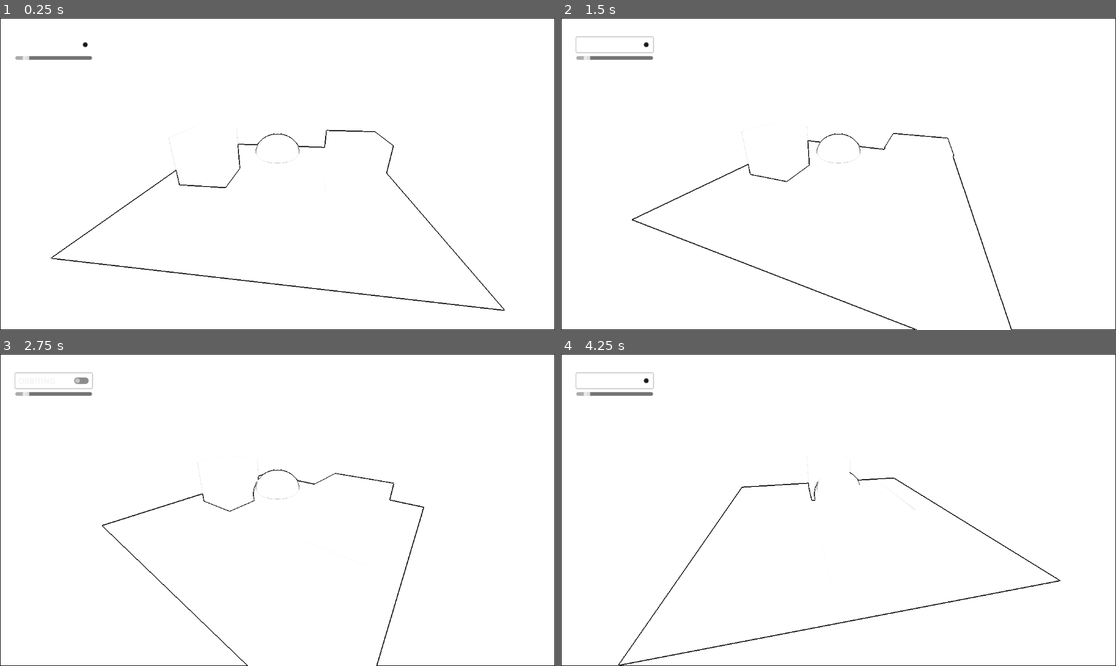
Above: before the commit, frames 1-4 (two rows, left to right).
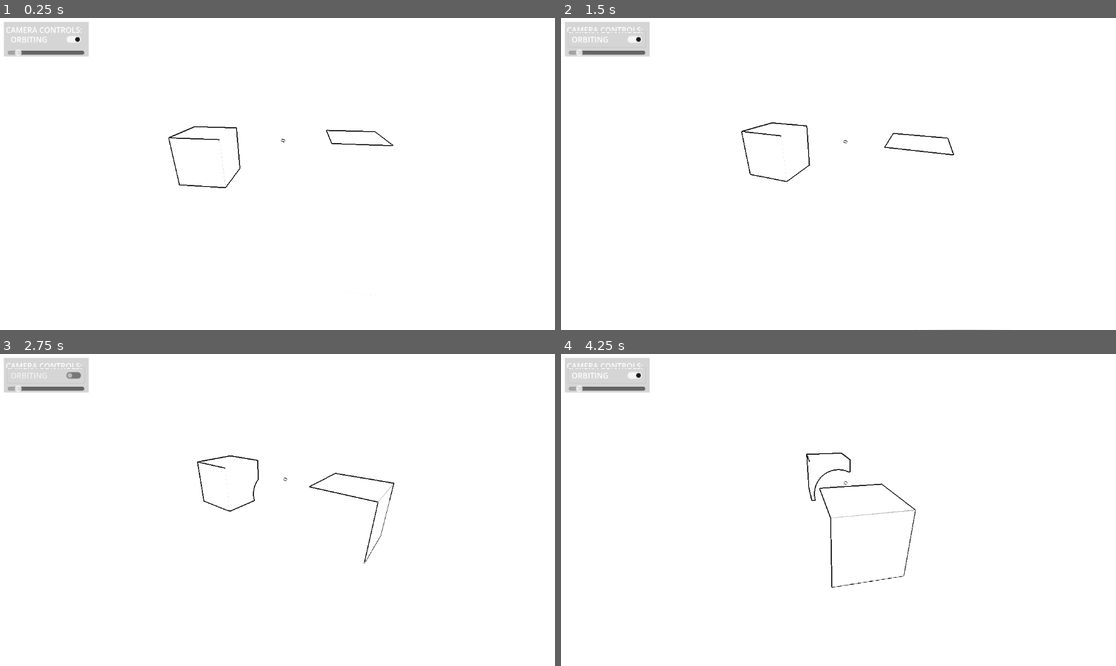
Above: after the commit, the same moments.

Repository: absentSpaghetti/Shader-Basics-With-Spaghetti
Game: Godot game, scene res://scenes/test_world_basic/test_world_basic.tscn
Two runs of this game, one before a commit and one after it. Both use one fixed random seed, a clock stepped at 60 frames per second and the inputs below. The project has no main scene, so this scene is started directly.
Inputs:
- Up to frame 1 (0.25 s): no input
- Up to frame 2 (1.5 s): click "ORBITING" at 0.5 s; click "ORBITING" at 1.25 s
- Up to frame 3 (2.75 s): click "ORBITING" at 2 s
- Up to frame 4 (4.25 s): tap Enter at 2.75 s

The runs differ from the first frame. In frame 1, 3.2% of the frame differs, in the area x 0-100%, y 0-100%; in frame 2, 3.0%; in frame 3, 3.0%; in frame 4, 3.5%.

Commit message:
Folder Restructure, Shaders and Settings
- Changed folder structure. Folders are now separated into 3D and 2D with further separation for post-processing shaders
- Added laplacian kernels to the sobel operator shader and commented them out. This allows you to more easily check what they do
- Added a Robert Cross Operator shader
- Updated the settings and turned on FSR
- Added a Sprite3D to the test_world_basic for testing purposes. This can be now used with 2D post-processing effects to more easily show the difference between 3D and 2D post-processing
- removed unnecesary images

Diff:
--- a/project.godot
+++ b/project.godot
@@ -30,3 +30,13 @@
 "events": [Object(InputEventKey,"resource_local_to_scene":false,"resource_name":"","device":-1,"window_id":0,"alt_press …(182 unchanged characters)…
 ]
 }
+
+[rendering]
+
+driver/threads/thread_model=2
+global_illumination/voxel_gi/quality=1
+camera/depth_of_field/depth_of_field_bokeh_shape=0
+anti_aliasing/screen_space_roughness_limiter/enabled=false
+scaling_3d/mode=1
+environment/screen_space_reflection/roughness_quality=0
+anti_aliasing/quality/use_debanding=true
--- a/scenes/test_world_basic/test_world_basic.tscn
+++ b/scenes/test_world_basic/test_world_basic.tscn
@@ -1,17 +1,24 @@
-[gd_scene load_steps=15 format=3 uid="uid://dkghn76dd0wiy"]
+[gd_scene load_steps=18 format=3 uid="uid://dkghn76dd0wiy"]
 
 [ext_resource type="Script" path="res://scenes/test_world_basic/camera_pivot.gd" id="1_xhwmj"]
-[ext_resource type="Shader" path="res://shaders/3D/edge-detection/sobel-detection.gdshader" id="2_anqug"]
+[ext_resource type="Shader" path="res://shaders/post-process/3D/edge-detection/3D-sobel-detection.gdshader" id="2_nhisn"]
+[ext_resource type="Shader" path="res://shaders/post-process/2D/edge-detection/2D-sobel-detection.gdshader" id="3_adm3g"]
+[ext_resource type="Texture2D" uid="uid://bjq8qgbj6txob" path="res://scenes/test_world_basic/City Landscape - Bing Hui Yau.jpg" id="4_bt8e2"]
 
 [sub_resource type="ShaderMaterial" id="ShaderMaterial_vdpyk"]
 render_priority = 0
-shader = ExtResource("2_anqug")
+shader = ExtResource("2_nhisn")
 shader_parameter/min_step = 0.4
 shader_parameter/max_step = 0.6
 
 [sub_resource type="QuadMesh" id="QuadMesh_dcf4f"]
 material = SubResource("ShaderMaterial_vdpyk")
 size = Vector2(2, 2)
+
+[sub_resource type="ShaderMaterial" id="ShaderMaterial_uaj2q"]
+shader = ExtResource("3_adm3g")
+shader_parameter/min_step = 0.4
+shader_parameter/max_step = 0.6
 
 [sub_resource type="StandardMaterial3D" id="StandardMaterial3D_0qgtd"]
 albedo_color = Color(0, 0, 0, 1)
@@ -37,27 +44,27 @@
 metallic = 1.0
 roughness = 0.0
 
-[sub_resource type="ProceduralSkyMaterial" id="ProceduralSkyMaterial_drhpk"]
-sky_horizon_color = Color(0.64625, 0.65575, 0.67075, 1)
-ground_horizon_color = Color(0.64625, 0.65575, 0.67075, 1)
+[sub_resource type="PhysicalSkyMaterial" id="PhysicalSkyMaterial_vlrrg"]
+rayleigh_color = Color(0.341176, 0.568627, 1, 1)
+mie_eccentricity = 0.96
+mie_color = Color(1, 1, 1, 1)
+turbidity = 32.0
+ground_color = Color(0.690196, 0.266667, 0.2, 1)
 
-[sub_resource type="Sky" id="Sky_bkbgy"]
-sky_material = SubResource("ProceduralSkyMaterial_drhpk")
+[sub_resource type="Sky" id="Sky_efoib"]
+sky_material = SubResource("PhysicalSkyMaterial_vlrrg")
+radiance_size = 1
 
-[sub_resource type="Environment" id="Environment_h3d8m"]
-sky = SubResource("Sky_bkbgy")
-ambient_light_source = 3
-reflected_light_source = 2
-tonemap_mode = 2
-ssr_enabled = true
+[sub_resource type="Environment" id="Environment_5ijwd"]
+background_mode = 2
+sky = SubResource("Sky_efoib")
 ssao_enabled = true
-ssil_enabled = true
-sdfgi_bounce_feedback = 1.0
-sdfgi_cascades = 2
-sdfgi_min_cell_size = 0.0585938
-sdfgi_cascade0_distance = 3.75
-sdfgi_max_distance = 15.0
+sdfgi_enabled = true
+sdfgi_bounce_feedback = 0.7
+sdfgi_cascades = 3
+sdfgi_y_scale = 0
 glow_enabled = true
+glow_normalized = true
 
 [node name="test_world_basic" type="Node3D"]
 
@@ -82,32 +89,51 @@
 grow_horizontal = 2
 grow_vertical = 2
 
-[node name="camera_controls" type="Label" parent="camera_pivot/camera_UI"]
+[node name="post_in_2D" type="ColorRect" parent="camera_pivot/camera_UI"]
+visible = false
+material = SubResource("ShaderMaterial_uaj2q")
+layout_mode = 1
+anchors_preset = 15
+anchor_right = 1.0
+anchor_bottom = 1.0
+grow_horizontal = 2
+grow_vertical = 2
+color = Color(0.0588235, 0.0588235, 0.0588235, 0)
+
+[node name="box" type="ColorRect" parent="camera_pivot/camera_UI"]
+layout_mode = 0
+offset_left = 8.0
+offset_top = 8.0
+offset_right = 184.0
+offset_bottom = 80.0
+color = Color(0, 0, 0, 0.164706)
+
+[node name="camera_controls" type="Label" parent="camera_pivot/camera_UI/box"]
 layout_mode = 2
-offset_left = 16.0
-offset_top = 16.0
-offset_right = 175.0
-offset_bottom = 42.0
+offset_left = 3.808
+offset_top = 4.96
+offset_right = 162.808
+offset_bottom = 30.96
 text = "CAMERA CONTROLS:"
 
-[node name="vbox" type="VBoxContainer" parent="camera_pivot/camera_UI"]
+[node name="vbox" type="VBoxContainer" parent="camera_pivot/camera_UI/box"]
 layout_mode = 1
 anchors_preset = -1
 anchor_left = 0.028
 anchor_top = 0.062
 anchor_right = 0.028
 anchor_bottom = 0.062
-offset_left = -0.256001
-offset_top = -0.176003
-offset_right = 158.744
-offset_bottom = 175.824
+offset_left = 3.072
+offset_top = 16.56
+offset_right = 162.072
+offset_bottom = 192.56
 
-[node name="oribting" type="CheckButton" parent="camera_pivot/camera_UI/vbox"]
+[node name="oribting" type="CheckButton" parent="camera_pivot/camera_UI/box/vbox"]
 layout_mode = 2
 button_pressed = true
 text = "ORBITING"
 
-[node name="speedSlider" type="HSlider" parent="camera_pivot/camera_UI/vbox"]
+[node name="speedSlider" type="HSlider" parent="camera_pivot/camera_UI/box/vbox"]
 layout_mode = 2
 min_value = 0.01
 max_value = 5.0
@@ -115,38 +141,42 @@
 value = 0.51
 ticks_on_borders = true
 
-[node name="meshes" type="Node3D" parent="."]
+[node name="meshes and objects" type="Node3D" parent="."]
 
-[node name="floor" type="MeshInstance3D" parent="meshes"]
+[node name="floor" type="MeshInstance3D" parent="meshes and objects"]
 mesh = SubResource("QuadMesh_ju06o")
 skeleton = NodePath("../..")
 
-[node name="cube_emmisive" type="MeshInstance3D" parent="meshes"]
+[node name="cube_emmisive" type="MeshInstance3D" parent="meshes and objects"]
 transform = Transform3D(1, 0, 0, 0, 1, 0, 0, 0, 1, -1.5, 0.5, 0)
 mesh = SubResource("BoxMesh_lned3")
 skeleton = NodePath("../..")
 surface_material_override/0 = SubResource("StandardMaterial3D_xdkj3")
 
-[node name="cube_standard" type="MeshInstance3D" parent="meshes"]
+[node name="cube_standard" type="MeshInstance3D" parent="meshes and objects"]
 transform = Transform3D(1, 0, 0, 0, 1, 0, 0, 0, 1, 1.5, 0.5, 0)
 mesh = SubResource("BoxMesh_lned3")
 skeleton = NodePath("../..")
 surface_material_override/0 = SubResource("StandardMaterial3D_0fql0")
 
-[node name="sphere_reflective" type="MeshInstance3D" parent="meshes"]
-transform = Transform3D(1, 0, 0, 0, 1, 0, 0, 0, 1, 0, 0.5, 0)
+[node name="sphere_reflective" type="MeshInstance3D" parent="meshes and objects"]
+transform = Transform3D(1, 0, 0, 0, 1, 0, 0, 0, 1, 5.63562e-05, 0.503395, -0.000467777)
 mesh = SubResource("SphereMesh_ps6q1")
 skeleton = NodePath("../..")
 surface_material_override/0 = SubResource("StandardMaterial3D_fhi1o")
 
+[node name="city" type="Sprite3D" parent="meshes and objects"]
+transform = Transform3D(1, 0, 0, 0, 1, 0, 0, 0, 1, 0, 2, -14)
+texture = ExtResource("4_bt8e2")
+
 [node name="environment" type="WorldEnvironment" parent="."]
-environment = SubResource("Environment_h3d8m")
+environment = SubResource("Environment_5ijwd")
 
 [node name="directional" type="DirectionalLight3D" parent="environment"]
 transform = Transform3D(-0.866025, -0.433013, 0.25, 0, 0.5, 0.866025, -0.5, 0.75, -0.433013, 0, 0, 0)
-visible = false
 light_color = Color(1, 0.952941, 0.909804, 1)
 shadow_enabled = true
+shadow_opacity = 0.8
 
-[connection signal="toggled" from="camera_pivot/camera_UI/vbox/oribting" to="camera_pivot" method="_on_oribting_toggled"]
-[connection signal="value_changed" from="camera_pivot/camera_UI/vbox/speedSlider" to="camera_pivot" method="_on_speed_slider_value_changed"]
+[connection signal="toggled" from="camera_pivot/camera_UI/box/vbox/oribting" to="camera_pivot" method="_on_oribting_toggled"]
+[connection signal="value_changed" from="camera_pivot/camera_UI/box/vbox/speedSlider" to="camera_pivot" method="_on_speed_slider_value_changed"]
--- a/shaders/3D/color-to-greyscale/weighted color-to-greyscale.gdshader
+++ /dev/null
@@ -1,32 +0,0 @@
-// Weighted Color to Greyscale Shader written by absentSpaghetti
-//
-// This shader is a part of my tutorial Github repository: https://github.com/absentSpaghetti/Shader-Basics-With-Spaghetti
-// Feel free to use, edit and share this shader according to your needs
-//
-// MIT License
-//
-// prerequisites:
-
-shader_type spatial;
-render_mode unshaded, cull_disabled;
-
-uniform sampler2D screen_texture : hint_screen_texture, filter_linear_mipmap; // screen texture, in Godot 3.x we would use `SCREEN_TEXTURE`
-
-
-// affects verticies
-void vertex() {
-	POSITION = vec4(VERTEX, 1.0); // mesh's position assigned to viewport
-}
-
-// affects color
-void fragment() {
-	vec4 texture_color = texture(screen_texture, SCREEN_UV); // screen_texture sampled at screen_coordinates
-
-//	 the colors are weighed because of how the human eye perceives color. Green and red contribute more than blue.
-	vec3 color_weights = vec3(texture_color.r * 0.3, texture_color.g * 0.59, texture_color.b * 0.11);
-	float new_color = (color_weights.r + color_weights.g + color_weights.b);
-	ALBEDO = vec3(new_color);
-
-//	debug, uncomment to return to the screen_texture color
-//	ALBEDO = texture_color.rgb;
-}
--- a/shaders/3D/edge-detection/sobel-detection.gdshader
+++ /dev/null
@@ -1,66 +0,0 @@
-// Sobel Edge Detection Shader written by absentSpaghetti
-//
-// This shader is a part of my tutorial Github repository: https://github.com/absentSpaghetti/Shader-Basics-With-Spaghetti
-// Feel free to use, edit and share this shader according to your needs
-//
-// MIT License
-//
-// prerequisites: color-to-greyscale
-
-shader_type spatial;
-render_mode unshaded, cull_disabled;
-
-uniform sampler2D screen_texture : hint_screen_texture, filter_linear_mipmap; // screen texture, in Godot 3.x we would use `SCREEN_TEXTURE`
-uniform float min_step : hint_range(0.0, 1.0, 0.01) = 0.4;
-uniform float max_step : hint_range(0.0, 1.0, 0.01) = 0.6;
-
-// x direction matrix
-const mat3 kx = mat3(
-	vec3(-1, 0, 1),
-	vec3(-2, 0, 2),
-	vec3(-1, 0, 1)
-);
-// y direction matrix
-const mat3 ky = mat3(
-	vec3(-1, -2, -1),
-	vec3(0, 0, 0),
-	vec3(1, 2, 1)
-);
-
-// affects verticies
-void vertex() {
-	POSITION = vec4(VERTEX, 1.0); // assign mesh's position to viewport
-}
-
-// affects color
-void fragment() {
-
-	vec4 texture_color = texture(screen_texture, SCREEN_UV); // sample screen texture
-
-	mat3 I; // Matrix is essentially a vector (in this case Vector3), containing more Vectors (in this case, in contains 3  of Vector3s)
-	for (int i = 0; i < 3; i++ ) {
-		for (int j = 0; j < 3; j++) {
-			vec3 sample_around_pixel = texelFetch(screen_texture, ivec2(FRAGCOORD.xy) + ivec2(i-1,j-1), 0).rgb; // lookup pixels on the screen_texture with given coordinates
-			vec3 sample_grey = vec3(sample_around_pixel.r * 0.3, sample_around_pixel.g * 0.59, sample_around_pixel.b * 0.11); // multiply looked up colors by greyscale weights
-			I[i][j] = sample_grey.r + sample_grey.g + sample_grey.b; // add the weights together to create a greyscale color
-
-		}
-	}
-
-	// apply the sobel operator
-	float gx = dot(kx[0], I[0]) + dot(kx[1], I[1]) + dot(kx[2], I[2]);
-	float gy = dot(ky[0], I[0]) + dot(ky[1], I[1]) + dot(ky[2], I[2]);
-	float g = sqrt(pow(gx, 2.0) + pow(gy, 2.0)); // combine x and y of the sobel and get rid of negative values
-
-
-	// strength of the effect;
-	g = smoothstep(max_step, min_step, g);
-
-	ALBEDO = vec3(g);
-
-//	color + sobel edge detection
-//	ALBEDO = texture_color.rgb * vec3(g);
-
-//	debug, uncomment to return to the screen_texture color
-//	ALBEDO = texture_color.rgb;
-}
--- /dev/null
+++ b/shaders/post-process/2D/edge-detection/2D-robert-cross-detection.gdshader
@@ -0,0 +1,58 @@
+// Robert Cross Edge Detection Shader written by absentSpaghetti
+//
+// This shader is a part of my tutorial Github repository: https://github.com/absentSpaghetti/Shader-Basics-With-Spaghetti
+// Feel free to use, edit and share this shader according to your needs
+//
+// MIT License
+//
+// prerequisites: color-to-greyscale
+
+shader_type canvas_item;
+render_mode unshaded;
+
+uniform sampler2D screen_texture : hint_screen_texture, filter_linear_mipmap; // screen texture, in Godot 3.x we would use `SCREEN_TEXTURE`
+uniform float min_step : hint_range(0.0, 1.0, 0.01) = 0.4;
+uniform float max_step : hint_range(0.0, 1.0, 0.01) = 0.6;
+
+// x direction matrix
+const mat2 kx = mat2(
+	vec2(1, 0),
+	vec2(0, -1)
+);
+// y direction matrix
+const mat2 ky = mat2(
+	vec2(0, 1),
+	vec2(-1, 0)
+);
+
+// affects color
+void fragment() {
+
+	vec4 texture_color = texture(screen_texture, SCREEN_UV); // sample screen texture
+
+	mat2 I; // Matrix is an array ov vectors, in this case, vector2s
+	for (int i = -1; i <= 1; i++ ) {
+	    for (int j = -1; j <= 1; j++) {
+	        vec3 sample_around_pixel = texelFetch(screen_texture, ivec2(FRAGCOORD.xy) + ivec2(i, j), 0).rgb; // lookup pixels on the screen_texture with given coordinates
+	        vec3 sample_grey = vec3(sample_around_pixel.r * 0.3, sample_around_pixel.g * 0.59, sample_around_pixel.b * 0.11); // multiply looked up colors by greyscale weights
+	        I[i+1][j+1] = sample_grey.r + sample_grey.g + sample_grey.b; // add the weights together to create a greyscale color
+	    }
+	}
+
+	// apply the robert cross operator
+	float gx = dot(kx[0], I[0]) + dot(kx[1], I[1]);
+	float gy = dot(ky[0], I[0]) + dot(ky[1], I[1]);
+	float g = sqrt(pow(gx, 2.0) + pow(gy, 2.0)); // combine x and y of the robert cross and get rid of negative values
+
+
+	// strength of the effect;
+	g = smoothstep(max_step, min_step, g);
+
+	COLOR = vec4(vec3(g), 1.0);
+
+//	color + robert cross edge detection
+//	COLOR = vec4(texture_color.rgb * vec3(g), 1.0);
+
+//	debug, uncomment to return to the screen_texture color
+//	COLOR = texture_color.rgba;
+}
--- /dev/null
+++ b/shaders/post-process/2D/edge-detection/2D-sobel-detection.gdshader
@@ -0,0 +1,75 @@
+// Sobel Edge Detection Shader written by absentSpaghetti
+//
+// This shader is a part of my tutorial Github repository: https://github.com/absentSpaghetti/Shader-Basics-With-Spaghetti
+// Feel free to use, edit and share this shader according to your needs
+//
+// MIT License
+//
+// prerequisites: color-to-greyscale
+
+shader_type canvas_item;
+render_mode unshaded;
+
+uniform sampler2D screen_texture : hint_screen_texture, filter_linear_mipmap; // screen texture, in Godot 3.x we would use `SCREEN_TEXTURE`
+uniform float min_step : hint_range(0.0, 1.0, 0.01) = 0.4;
+uniform float max_step : hint_range(0.0, 1.0, 0.01) = 0.6;
+
+// x direction matrix
+const mat3 kx = mat3(
+	vec3(-1, 0, 1),
+	vec3(-2, 0, 2),
+	vec3(-1, 0, 1)
+);
+// y direction matrix
+const mat3 ky = mat3(
+	vec3(-1, -2, -1),
+	vec3(0, 0, 0),
+	vec3(1, 2, 1)
+);
+
+// By using a different set of kernels we can get different results. This is a kernel for the laplace operator
+//// x direction matrix
+//const mat3 kx = mat3(
+//	vec3(0, -1, 0),
+//	vec3(-1, 4, -1),
+//	vec3(-0, -1, 0)
+//);
+//// y direction matrix
+//const mat3 ky = mat3(
+//	vec3(-1, -1, -1),
+//	vec3(-1, 8, -1),
+//	vec3(-1, -1, -1)
+//);
+
+// affects color
+void fragment() {
+
+	vec4 texture_color = texture(screen_texture, UV); // sample screen texture
+
+	mat3 I; // Matrix is an array ov vectors, in this case, vector3s
+	for (int i = 0; i < 3; i++ ) {
+		for (int j = 0; j < 3; j++) {
+			vec3 sample_around_pixel = texelFetch(screen_texture, ivec2(FRAGCOORD.xy) + ivec2(i-1,j-1), 0).rgb; // lookup pixels on the screen_texcture with given coordinates, where FRAGCOORD.xy are current coordinates
+			vec3 sample_grey = vec3(sample_around_pixel.r * 0.3, sample_around_pixel.g * 0.59, sample_around_pixel.b * 0.11); // multiply looked up colors by greyscale weights
+			I[i][j] = sample_grey.r + sample_grey.g + sample_grey.b; // add the weights together to create a greyscale color
+
+		}
+	}
+
+	// apply the sobel operator
+	float gx = dot(kx[0], I[0]) + dot(kx[1], I[1]) + dot(kx[2], I[2]);
+	float gy = dot(ky[0], I[0]) + dot(ky[1], I[1]) + dot(ky[2], I[2]);
+	float g = sqrt(pow(gx, 2.0) + pow(gy, 2.0)); // combine x and y of the sobel and get rid of negative values
+
+
+	// strength of the effect;
+	g = smoothstep(max_step, min_step, g);
+
+	COLOR = vec4(vec3(g), 1.0);
+
+//	color + sobel edge detection
+//	COLOR = vec4(texture_color.rgb * vec3(g), 1.0);
+
+//	debug, uncomment to return to the screen_texture color
+//	COLOR = texture_color.rgba;
+}
--- /dev/null
+++ b/shaders/post-process/3D/color-to-greyscale/weighted color-to-greyscale.gdshader
@@ -0,0 +1,36 @@
+// Weighted Color to Greyscale Shader written by absentSpaghetti
+//
+// This shader is a part of my tutorial Github repository: https://github.com/absentSpaghetti/Shader-Basics-With-Spaghetti
+// Feel free to use, edit and share this shader according to your needs
+//
+// MIT License
+//
+// prerequisites:
+
+shader_type spatial;
+render_mode unshaded, cull_disabled;
+
+uniform sampler2D screen_texture : hint_screen_texture, filter_linear_mipmap; // screen texture, in Godot 3.x we would use `SCREEN_TEXTURE`
+
+
+// affects verticies
+void vertex() {
+	POSITION = vec4(VERTEX, 1.0); // mesh's position assigned to viewport
+}
+
+// affects color
+void fragment() {
+	vec4 texture_color = texture(screen_texture, SCREEN_UV); // screen_texture sampled at screen_coordinates
+
+//	simple color-to-greyscale conversion is done by adding up the taking an average of the RGB values, but the most of the time, theweighted method is prefered
+//	simple_color = (texture_color.r + texture_color.g + texture_color.b) / 3.0;
+//	ALBEDO = vec3(simple_color);
+
+//	 the colors are weighed because of how the human eye perceives color. Green and red contribute more than blue.
+	vec3 color_weights = vec3(texture_color.r * 0.3, texture_color.g * 0.59, texture_color.b * 0.11);
+	float new_color = (color_weights.r + color_weights.g + color_weights.b);
+	ALBEDO = vec3(new_color);
+
+//	debug, uncomment to return to the screen_texture color
+//	ALBEDO = texture_color.rgb;
+}
--- /dev/null
+++ b/shaders/post-process/3D/edge-detection/3D-robert-cross-detection.gdshader
@@ -0,0 +1,65 @@
+// Robert Cross Edge Detection Shader written by absentSpaghetti
+//
+// This shader is a part of my tutorial Github repository: https://github.com/absentSpaghetti/Shader-Basics-With-Spaghetti
+// Feel free to use, edit and share this shader according to your needs
+//
+// MIT License
+//
+// prerequisites: color-to-greyscale
+
+shader_type spatial;
+render_mode unshaded, cull_disabled;
+
+uniform sampler2D screen_texture : hint_screen_texture, filter_linear_mipmap; // screen texture, in Godot 3.x we would use `SCREEN_TEXTURE`
+uniform float min_step : hint_range(0.0, 1.0, 0.01) = 0.4;
+uniform float max_step : hint_range(0.0, 1.0, 0.01) = 0.6;
+
+// x direction matrix
+const mat2 kx = mat2(
+	vec2(1, 0),
+	vec2(0, -1)
+
+);
+// y direction matrix
+const mat2 ky = mat2(
+	vec2(0, 1),
+	vec2(-1, 0)
+);
+
+// affects verticies
+void vertex() {
+	POSITION = vec4(VERTEX, 1.0); // assign mesh's position to viewport
+}
+
+// affects color
+void fragment() {
+
+	vec4 texture_color = texture(screen_texture, SCREEN_UV); // sample screen texture
+
+	mat2 I; // Matrix is essentially a vector (in this case Vector3), containing more Vectors (in this case, it contains 3 of Vector3s)
+	for (int i = -1; i <= 1; i++ ) {
+	    for (int j = -1; j <= 1; j++) {
+	        vec3 sample_around_pixel = texelFetch(screen_texture, ivec2(FRAGCOORD.xy) + ivec2(i, j), 0).rgb; // lookup pixels on the screen_texture with given coordinates
+	        vec3 sample_grey = vec3(sample_around_pixel.r * 0.3, sample_around_pixel.g * 0.59, sample_around_pixel.b * 0.11); // multiply looked up colors by greyscale weights
+	        I[i+1][j+1] = sample_grey.r + sample_grey.g + sample_grey.b; // add the weights together to create a greyscale color
+	    }
+	}
+
+
+	// apply the sobel operator
+	float gx = dot(kx[0], I[0]) + dot(kx[1], I[1]);
+	float gy = dot(ky[0], I[0]) + dot(ky[1], I[1]);
+	float g = sqrt(pow(gx, 2.0) + pow(gy, 2.0)); // combine x and y of the sobel and get rid of negative values
+
+
+	// strength of the effect;
+	g = smoothstep(max_step, min_step, g);
+
+	ALBEDO = vec3(g);
+
+//	color + sobel edge detection
+//	ALBEDO = texture_color.rgb * vec3(g);
+
+//	debug, uncomment to return to the screen_texture color
+//	ALBEDO = texture_color.rgb;
+}
--- /dev/null
+++ b/shaders/post-process/3D/edge-detection/3D-sobel-detection.gdshader
@@ -0,0 +1,80 @@
+// Sobel Edge Detection Shader written by absentSpaghetti
+//
+// This shader is a part of my tutorial Github repository: https://github.com/absentSpaghetti/Shader-Basics-With-Spaghetti
+// Feel free to use, edit and share this shader according to your needs
+//
+// MIT License
+//
+// prerequisites: color-to-greyscale
+
+shader_type spatial;
+render_mode unshaded, cull_disabled;
+
+uniform sampler2D screen_texture : hint_screen_texture, filter_linear_mipmap; // screen texture, in Godot 3.x we would use `SCREEN_TEXTURE`
+uniform float min_step : hint_range(0.0, 1.0, 0.01) = 0.4;
+uniform float max_step : hint_range(0.0, 1.0, 0.01) = 0.6;
+
+// x direction matrix
+const mat3 kx = mat3(
+	vec3(-1, 0, 1),
+	vec3(-2, 0, 2),
+	vec3(-1, 0, 1)
+);
+// y direction matrix
+const mat3 ky = mat3(
+	vec3(-1, -2, -1),
+	vec3(0, 0, 0),
+	vec3(1, 2, 1)
+);
+
+// By using a different set of kernels we can get different results. This is a kernel for the laplace operator
+//// x direction matrix
+//const mat3 kx = mat3(
+//	vec3(0, -1, 0),
+//	vec3(-1, 4, -1),
+//	vec3(-0, -1, 0)
+//);
+//// y direction matrix
+//const mat3 ky = mat3(
+//	vec3(-1, -1, -1),
+//	vec3(-1, 8, -1),
+//	vec3(-1, -1, -1)
+//);
+
+// affects verticies
+void vertex() {
+	POSITION = vec4(VERTEX, 1.0); // assign mesh's position to viewport
+}
+
+// affects color
+void fragment() {
+
+	vec4 texture_color = texture(screen_texture, SCREEN_UV); // sample screen texture
+
+	mat3 I; // Matrix is essentially a vector (in this case Vector3), containing more Vectors (in this case, in contains 3  of Vector3s)
+	for (int i = 0; i < 3; i++ ) {
+		for (int j = 0; j < 3; j++) {
+			vec3 sample_around_pixel = texelFetch(screen_texture, ivec2(FRAGCOORD.xy) + ivec2(i-1,j-1), 0).rgb; // lookup pixels on the screen_texture with given coordinates
+			vec3 sample_grey = vec3(sample_around_pixel.r * 0.3, sample_around_pixel.g * 0.59, sample_around_pixel.b * 0.11); // multiply looked up colors by greyscale weights
+			I[i][j] = sample_grey.r + sample_grey.g + sample_grey.b; // add the weights together to create a greyscale color
+
+		}
+	}
+
+	// apply the sobel operator
+	float gx = dot(kx[0], I[0]) + dot(kx[1], I[1]) + dot(kx[2], I[2]);
+	float gy = dot(ky[0], I[0]) + dot(ky[1], I[1]) + dot(ky[2], I[2]);
+	float g = sqrt(pow(gx, 2.0) + pow(gy, 2.0)); // combine x and y of the sobel and get rid of negative values
+
+
+	// strength of the effect;
+	g = smoothstep(max_step, min_step, g);
+
+	ALBEDO = vec3(g);
+
+//	color + sobel edge detection
+//	ALBEDO = texture_color.rgb * vec3(g);
+
+//	debug, uncomment to return to the screen_texture color
+//	ALBEDO = texture_color.rgb;
+}
Binary file added: scenes/test_world_basic/City Landscape - Bing Hui Yau.jpg
Not shown, added: scenes/test_world_basic/City Landscape - Bing Hui Yau.jpg.import
Binary file removed: shaders/3D/color-to-greyscale/color-to-grey.png
Not shown, removed: shaders/3D/color-to-greyscale/color-to-grey.png.import
Binary file removed: shaders/3D/color-to-greyscale/color.png
Not shown, removed: shaders/3D/color-to-greyscale/color.png.import
Binary file removed: shaders/3D/edge-detection/color+sobel.png
Not shown, removed: shaders/3D/edge-detection/color+sobel.png.import
Binary file removed: shaders/3D/edge-detection/color.png
Not shown, removed: shaders/3D/edge-detection/color.png.import
Binary file removed: shaders/3D/edge-detection/sobel.png
Not shown, removed: shaders/3D/edge-detection/sobel.png.import
